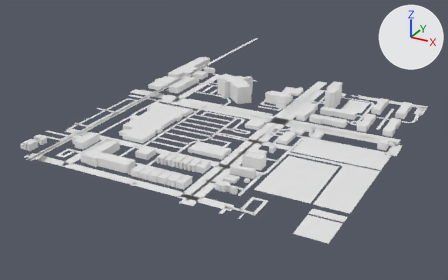
The glTF model app/public/world/tiles/-7_3.glb as it was, and as the next commit left it.
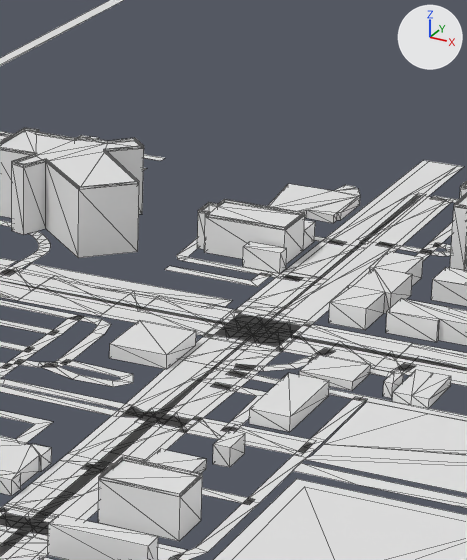
Each version is shown whole from a camera (50 mm lens) standing at (-2815.0, -2582.0, 391.0) and looking at (-3305.0, -1691.0, -55.0), then close up on the part from 49% to 73% of the width and 16% to 62% of the height. The lights are fixed; the arrows at upper right show +X, +Y and +Z. The first two pictures are the older version. The close-ups show mesh edges as thin lines. Where no turn or scale is listed for an object, it has been applied to the vertices. Vertices at exactly the same position are counted once.

In view in the first close-up: 'buildings', 'elevated', 'ground'.
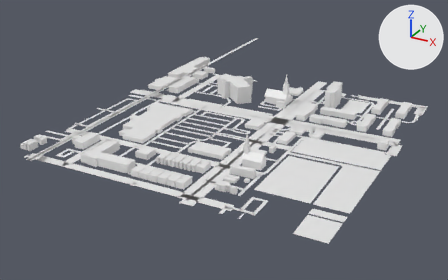
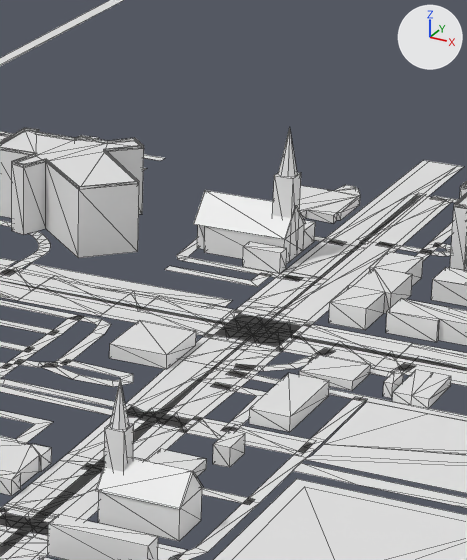
Where the newer file only moved an object's origin or applied its transform, the numbers keep the older frame.

Boxes (x1, y1, x2, y2) around the edits, measured in the close-ups (467 x 560 px; the box of a moved part takes in the faces that stretch with it):
'buildings', reshaped
    before: (0, 128, 467, 560)
    after: (0, 127, 467, 560)
part 1 of me_buildings, added
    after: (272, 172, 301, 261)
part 2 of me_buildings, added
    after: (104, 423, 134, 472)
part 3 of me_buildings, built on
    before: (98, 199, 305, 541)
    after: (95, 127, 306, 541)
part 4 of me_buildings, moved or reshaped
    both: (0, 147, 37, 161)

What the commit changed:
me_buildings is used by ob_buildings; location (-3256.1, -1709.4, 15.8).
me_buildings had 1184 vertices, 1760 faces and spanned x -244.0..244.0, y -268.0..268.0, z -16.0..16.0.
me_buildings now has 1198 vertices, 1724 faces and spans x -244.0..244.0, y -268.0..268.0, z -16.0..41.0.
me_buildings part 1: the loose piece of 8 vertices spanning x 16.0..40.0, y -30.0..-3.0, z -16.0..-10.0 is copied, and the copy is scaled about its middle by (-0.357, -0.318, 6.1), then moved by (2.0, 121.0, 15.0); it spans x 26.0..35.0, y 100.0..109.0, z -16.0..21.0.
me_buildings part 2: the loose piece of 8 vertices spanning x 103.0..110.0, y -203.0..-197.0, z -16.0..-12.0 is copied, and the copy is scaled about its middle by (1.14, 1.25, 8.13), then moved by (-25.0, 49.0, 14.0); it spans x 78.0..85.0, y -155.0..-148.0, z -16.0..17.0.
Part 3, on me_buildings:
54 vertices are removed from x -7.0..108.0, y -160.0..115.0, z 0.0..1.0.
120 faces are deleted.
2 vertices move from x 35.0..108.0, y -160.0..94.0, z 0.0 to x 35.0..108.0, y -160.0..94.0, z -4.0.
40 vertices are added at x -7.0..109.0, y -161.0..116.0, z -4.0..41.0.
12 new vertices lie (0.0, 0.0, 12.0) away from vertices in x -7.0..108.0, y -160.0..115.0, z -16.0.
64 new faces join them.
Part 4, on me_buildings:
10 faces are deleted.
10 new faces join them.
Other edits to the shape of me_buildings do not show in these pictures.
